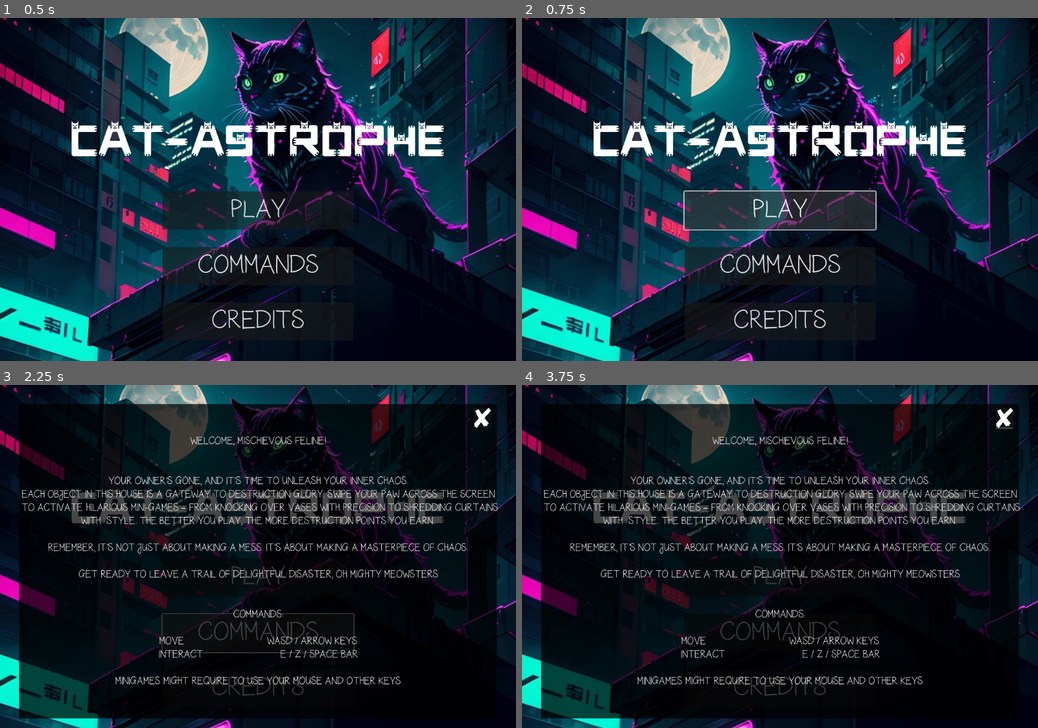
Above: before the commit, frames 1-4 (two rows, left to right).
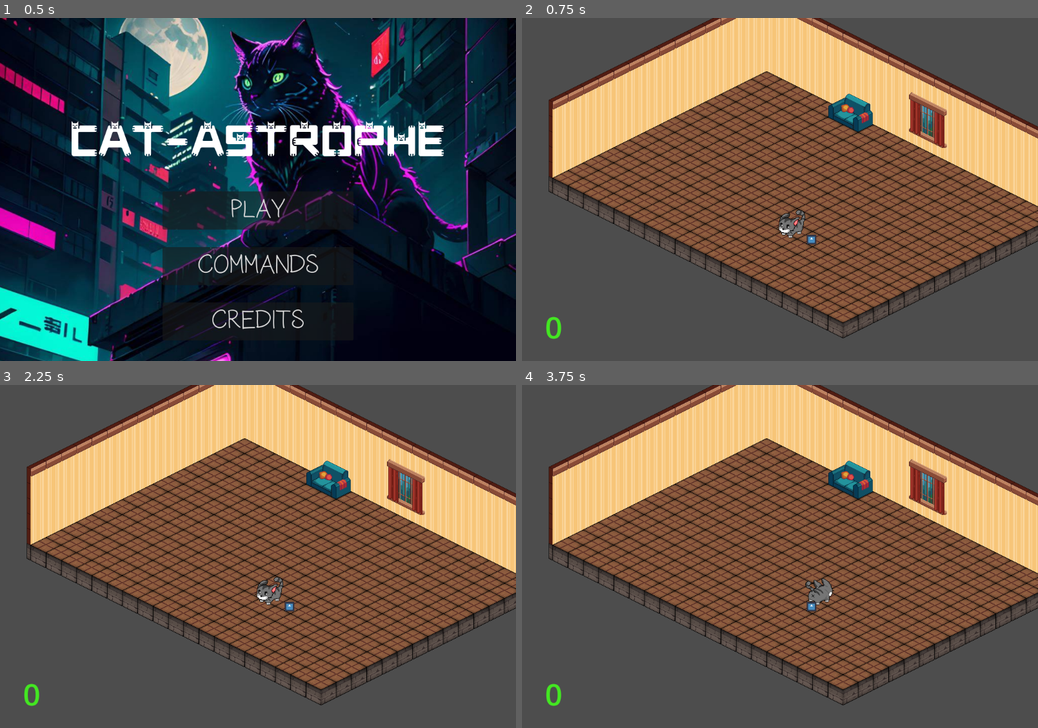
Above: after the commit, the same moments.

Repository: OscarPindaro/GodotWildJam63
Game: Godot game, scene res://scenes/menu/main_menu.tscn
Same seed, same stepped clock (60 frames per second), same inputs: the game is played once before the commit and once after it. This scene is started directly instead of the project's main scene. The engine's default icon, where the game draws it, is replaced by a stand-in: a white triangle on a blue panel in a dark square. Sound files missing from this copy of the repository are replaced by a short silence.
Inputs (mouse positions are in pixels of both pictures, inside the frame that each line leads up to):
- Up to frame 1 (0.5 s): no input
- Up to frame 2 (0.75 s): click "PLAY" at 0.5 s
- Up to frame 3 (2.25 s): click (258, 577) at 1.25 s, where only the run before the commit has a clickable "PLAY"; click (258, 631) at 2 s, where only the run before the commit has a clickable "COMMANDS"
- Up to frame 4 (3.75 s): click (780, 686) at 2.75 s, where only the run before the commit has a clickable "CREDITS"; tap Enter at 3.5 s; move the mouse to (893, 539) at 3.52 s; hold Right (player_move_right) from 3.53 s (still down); tap E (player_interact) at 3.6 s; click (893, 539) at 3.67 s

Frame 1 is identical in both runs. In frame 2, 99% of the frame differs, in the area x 0-100%, y 0-100%; in frame 3, 99%; in frame 4, 99%.

Commit message:
score fixes and end scene

Diff:
--- /dev/null
+++ b/global.gd
@@ -0,0 +1,3 @@
+extends Node
+
+var score = 0
--- a/project.godot
+++ b/project.godot
@@ -15,10 +15,15 @@
 config/features=PackedStringArray("4.1", "GL Compatibility")
 config/icon="res://icon.svg"
 
+[autoload]
+
+global="*res://global.gd"
+
 [display]
 
 window/size/viewport_width=1080
 window/size/viewport_height=720
+window/size/resizable=false
 
 [input]
 
--- a/scenes/map/room_1.tscn
+++ b/scenes/map/room_1.tscn
@@ -6,8 +6,12 @@
 [ext_resource type="PackedScene" uid="uid://i7l7hys0rdbs" path="res://scenes/minigames/climb-tenda/tenda_base.tscn" id="4_21qi7"]
 [ext_resource type="PackedScene" uid="uid://dl3236tyk774r" path="res://scenes/minigames/minigame_dock.tscn" id="4_gijfu"]
 [ext_resource type="PackedScene" uid="uid://07re4p1i4uoc" path="res://scenes/minigames/Crocchette/crocchetta_minigame.tscn" id="4_uiqw0"]
-[ext_resource type="PackedScene" path="res://scenes/objects/Finestra.tscn" id="6_wbhb7"]
-[ext_resource type="PackedScene" path="res://scenes/objects/divano.tscn" id="7_sufyc"]
+[ext_resource type="PackedScene" uid="uid://1cu0y5r5edjv" path="res://scenes/objects/Finestra.tscn" id="6_wbhb7"]
+[ext_resource type="PackedScene" uid="uid://dhkvdp45wfthd" path="res://scenes/objects/divano.tscn" id="7_sufyc"]
+
+[sub_resource type="LabelSettings" id="LabelSettings_syxhk"]
+font_size = 64
+font_color = Color(0.262745, 0.901961, 0.133333, 1)
 
 [node name="Room1" type="Node2D"]
 
@@ -25,6 +29,13 @@
 
 [node name="MinigameDock" parent="." instance=ExtResource("4_gijfu")]
 
+[node name="ScoreLabel" type="Label" parent="MinigameDock"]
+offset_left = 48.0
+offset_top = 604.0
+offset_right = 88.0
+offset_bottom = 692.0
+label_settings = SubResource("LabelSettings_syxhk")
+
 [node name="Finestra" parent="." instance=ExtResource("6_wbhb7")]
 position = Vector2(850, 215)
 minigamePath = ExtResource("4_21qi7")
--- /dev/null
+++ b/scenes/menu/end_scene.tscn
@@ -0,0 +1,69 @@
+[gd_scene load_steps=5 format=3 uid="uid://cf1rd7mguhp08"]
+
+[ext_resource type="Script" path="res://scenes/menu/scripts/end_scene.gd" id="1_8x6qc"]
+[ext_resource type="FontFile" uid="uid://dbqepk61gflra" path="res://images/DustDemonBold.ttf" id="1_keyho"]
+[ext_resource type="FontFile" uid="uid://dd23ge8ulahqr" path="res://images/HandwritingCR-2.ttf" id="2_m1pnp"]
+[ext_resource type="Texture2D" uid="uid://dtree3t4f0lej" path="res://images/menu_background.jpg" id="3_34nb1"]
+
+[node name="end_scene" type="Control"]
+layout_mode = 3
+anchors_preset = 15
+anchor_right = 1.0
+anchor_bottom = 1.0
+grow_horizontal = 2
+grow_vertical = 2
+script = ExtResource("1_8x6qc")
+
+[node name="Title" type="Label" parent="."]
+z_index = 6
+y_sort_enabled = true
+layout_mode = 1
+anchors_preset = 5
+anchor_left = 0.5
+anchor_right = 0.5
+offset_left = -394.0
+offset_top = 121.0
+offset_right = 394.0
+offset_bottom = 245.0
+grow_horizontal = 2
+theme_override_fonts/font = ExtResource("1_keyho")
+theme_override_font_sizes/font_size = 80
+text = "GOOD JOB
+"
+horizontal_alignment = 1
+
+[node name="PlayButton" type="Button" parent="."]
+z_index = 6
+offset_left = 340.0
+offset_top = 518.0
+offset_right = 740.0
+offset_bottom = 598.0
+theme_override_fonts/font = ExtResource("2_m1pnp")
+theme_override_font_sizes/font_size = 50
+text = "PLAY AGAIN"
+
+[node name="end_line" type="AudioStreamPlayer" parent="."]
+
+[node name="Background" type="Sprite2D" parent="."]
+position = Vector2(543, 365)
+scale = Vector2(1.05, 1.05)
+texture = ExtResource("3_34nb1")
+
+[node name="description" type="Label" parent="."]
+z_index = 6
+y_sort_enabled = true
+layout_mode = 1
+anchors_preset = 5
+anchor_left = 0.5
+anchor_right = 0.5
+offset_left = -394.0
+offset_top = 225.0
+offset_right = 394.0
+offset_bottom = 349.0
+grow_horizontal = 2
+theme_override_fonts/font = ExtResource("1_keyho")
+theme_override_font_sizes/font_size = 40
+text = "You made a real mess!"
+horizontal_alignment = 1
+
+[connection signal="pressed" from="PlayButton" to="." method="_on_play_button_pressed"]
--- a/scenes/menu/main_menu.tscn
+++ b/scenes/menu/main_menu.tscn
@@ -1,8 +1,9 @@
-[gd_scene load_steps=8 format=3 uid="uid://m1d5cyof348t"]
+[gd_scene load_steps=9 format=3 uid="uid://m1d5cyof348t"]
 
 [ext_resource type="Script" path="res://scenes/menu/scripts/main_menu.gd" id="1_46i64"]
 [ext_resource type="Texture2D" uid="uid://dtree3t4f0lej" path="res://images/menu_background.jpg" id="2_ha0sa"]
 [ext_resource type="FontFile" uid="uid://dbqepk61gflra" path="res://images/DustDemonBold.ttf" id="2_vdvl5"]
+[ext_resource type="PackedScene" uid="uid://3r1qgihc1y7n" path="res://scenes/map/room_1.tscn" id="2_yojc0"]
 [ext_resource type="FontFile" uid="uid://dd23ge8ulahqr" path="res://images/HandwritingCR-2.ttf" id="3_20qo5"]
 [ext_resource type="Script" path="res://scenes/menu/scripts/CommandsOverlay.gd" id="5_t2sha"]
 [ext_resource type="Script" path="res://scenes/menu/scripts/CreditsOverlay.gd" id="6_ea1co"]
@@ -17,6 +18,7 @@
 grow_horizontal = 2
 grow_vertical = 2
 script = ExtResource("1_46i64")
+game_scene = ExtResource("2_yojc0")
 
 [node name="Title" type="Label" parent="."]
 z_index = 6
@@ -54,6 +56,7 @@
 
 [node name="Commands" type="Button" parent="."]
 z_index = 6
+layout_mode = 0
 offset_left = 340.0
 offset_top = 481.0
 offset_right = 740.0
@@ -64,6 +67,7 @@
 
 [node name="Credits" type="Button" parent="."]
 z_index = 6
+layout_mode = 0
 offset_left = 340.0
 offset_top = 597.0
 offset_right = 740.0
@@ -144,6 +148,7 @@
 script = ExtResource("6_ea1co")
 
 [node name="Close" type="Button" parent="CreditsOverlay"]
+layout_mode = 0
 offset_left = 952.0
 offset_top = 8.0
 offset_right = 960.0
--- /dev/null
+++ b/scenes/menu/scripts/end_scene.gd
@@ -0,0 +1,15 @@
+extends Control
+@export var game_scene : PackedScene
+
+# Called when the node enters the scene tree for the first time.
+func _ready():
+	$end_line.play()
+
+
+# Called every frame. 'delta' is the elapsed time since the previous frame.
+func _process(delta):
+	pass
+
+
+func _on_play_button_pressed():
+	get_tree().change_scene_to_packed(game_scene)
--- a/scenes/minigames/MinigameDock.gd
+++ b/scenes/minigames/MinigameDock.gd
@@ -7,6 +7,7 @@
 var starters = []
 
 var score = 0
+@onready var score_label = $ScoreLabel
 
 # Called when the node enters the scene tree for the first time.
 func _ready():
@@ -14,7 +15,8 @@
 	starters = get_tree().get_nodes_in_group("minigameStarter")
 	for i in range(0, starters.size()):
 		starters[i]._start_minigame.connect(Callable(_startMinigame))
-	pass # Replace with function body.
+	score_label.text = '0'
+
 
 
 # Called every frame. 'delta' is the elapsed time since the previous frame.
@@ -37,4 +39,6 @@
 	score += minigame.current_score
 	minigame.queue_free()
 	_minigame_ended.emit()
+	score_label.text = str(score)
+	global.score = score
 	pass
--- a/scenes/minigames/climb-tenda/main.tscn
+++ b/scenes/minigames/climb-tenda/main.tscn
@@ -82,7 +82,7 @@
 
 [node name="letter_timer" type="Timer" parent="."]
 process_callback = 0
-wait_time = 2.0
+wait_time = 1.5
 
 [node name="position1" type="Area2D" parent="."]
 position = Vector2(402, -49)
@@ -104,6 +104,7 @@
 
 [connection signal="area_entered" from="cat" to="cat" method="_on_area_entered"]
 [connection signal="area_exited" from="cat" to="cat" method="_on_area_exited"]
+[connection signal="cat_score" from="cat" to="." method="_on_cat_cat_score"]
 [connection signal="hit" from="cat" to="Background" method="_on_cat_hit"]
 [connection signal="timeout" from="main_timer" to="." method="_on_main_timer_timeout"]
 [connection signal="timeout" from="letter_timer" to="." method="_on_letter_timer_timeout"]
--- a/scenes/minigames/climb-tenda/scripts/cat.gd
+++ b/scenes/minigames/climb-tenda/scripts/cat.gd
@@ -1,5 +1,6 @@
 extends Area2D
 signal hit
+signal cat_score
 
 var points = 0
 var num_frames
@@ -34,17 +35,17 @@
 		pressed_key = event.as_text_keycode()
 		move_foreward()
 		if pressed_key in letter_list:
-			print('bella mossa fratello')
 			play_sound(audioFiles_climb, audio_node_climb)
 			good_job.play()
-			points += 10
+			points = 60
 			hit_letter(pressed_key)
 			cleanup(pressed_key)
 
 		else:
-			print('coglione')
 			play_sound(audioFiles_angry, audio_node_angry)
-			points -= 5
+			points = 0
+		emit_signal('cat_score', points)
+		print(points)
 
 # Called every frame. 'delta' is the elapsed time since the previous frame.
 func _process(delta):
--- a/scenes/minigames/climb-tenda/scripts/main.gd
+++ b/scenes/minigames/climb-tenda/scripts/main.gd
@@ -2,6 +2,7 @@
 @export var letter_scene: PackedScene
 @onready var cat = $cat
 signal score
+
 var start_pos = 0
 var points
 
@@ -20,9 +21,11 @@
 	$letter_timer.start()
 
 func _on_minigame_timer_timeout():
-	emit_signal('score', cat.points)
 	$letter_timer.stop()
 	var children = self.get_children()
 	for c in children:
 		if c.is_in_group('letterGroup'):
 			remove_child(c)
+
+func _on_cat_cat_score(value):
+	emit_signal("score", value)
--- a/scenes/minigames/climb-tenda/tenda_base.tscn
+++ b/scenes/minigames/climb-tenda/tenda_base.tscn
@@ -1,12 +1,13 @@
 [gd_scene load_steps=6 format=3 uid="uid://i7l7hys0rdbs"]
 
-[ext_resource type="PackedScene" uid="uid://bj1l1awk2wwv" path="res://scenes/minigames/base_minigame.tscn" id="1_gxanw"]
+[ext_resource type="PackedScene" uid="uid://cf48smj3g2hok" path="res://scenes/minigames/base_minigame.tscn" id="1_gxanw"]
 [ext_resource type="PackedScene" uid="uid://bju5hg6o17h2o" path="res://scenes/minigames/climb-tenda/main.tscn" id="2_xmj5x"]
 [ext_resource type="AudioStream" uid="uid://bwh4mppb8osn0" path="res://audio/Vox_Announcements/ClimbTheCurtains1_eng.wav" id="3_cgqfb"]
 [ext_resource type="Texture2D" uid="uid://botbm8islldg3" path="res://images/climb-tenda/start-game.png" id="3_cmgys"]
 [ext_resource type="Texture2D" uid="uid://c0ldx34o5ioe0" path="res://images/climb-tenda/description.png" id="5_5sh5x"]
 
 [node name="BaseMinigame2" instance=ExtResource("1_gxanw")]
+position = Vector2(2, 0)
 
 [node name="Main" parent="." index="0" instance=ExtResource("2_xmj5x")]
 
@@ -20,7 +21,7 @@
 [node name="TitleScreen" parent="." index="5"]
 z_index = 1
 y_sort_enabled = true
-position = Vector2(591, 352)
+position = Vector2(577, 352)
 texture = ExtResource("3_cmgys")
 
 [node name="EndSprite" parent="." index="6"]
@@ -28,18 +29,17 @@
 
 [node name="Description" type="Sprite2D" parent="." index="8"]
 z_index = 6
-position = Vector2(614, 437)
+position = Vector2(567, 438)
 scale = Vector2(0.7, 0.7)
 texture = ExtResource("5_5sh5x")
 
 [node name="Label" parent="." index="9"]
 z_index = 6
-
-[node name="Description" type="Sprite2D" parent="." index="8"]
-z_index = 6
-position = Vector2(614, 437)
-scale = Vector2(0.7, 0.7)
-texture = ExtResource("5_5sh5x")
+y_sort_enabled = true
+offset_left = 944.0
+offset_top = 23.0
+offset_right = 984.0
+offset_bottom = 111.0
 
 [connection signal="score" from="Main" to="." method="_on_receive_score"]
 [connection signal="finished" from="AnnouncerPlayer" to="Main" method="_on_announcer_player_finished"]
Not shown: 1 places in scenes/map/room_1.tscn that only renumber resources
Not shown: 1 places in scenes/minigames/Crocchette/crocchetta_minigame.tscn that only renumber resources
Not shown: 1 places in scenes/minigames/base_minigame.tscn that only renumber resources
